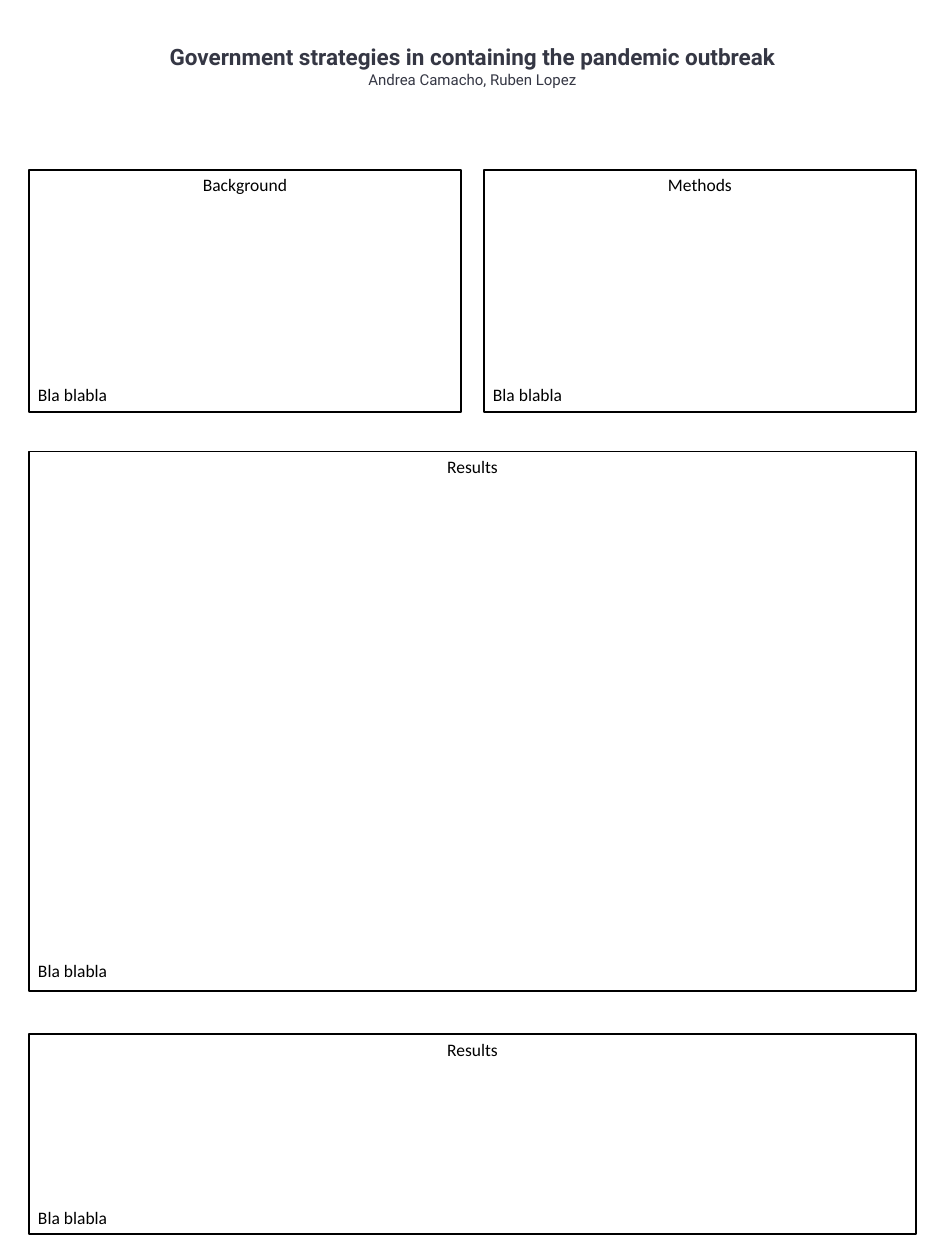
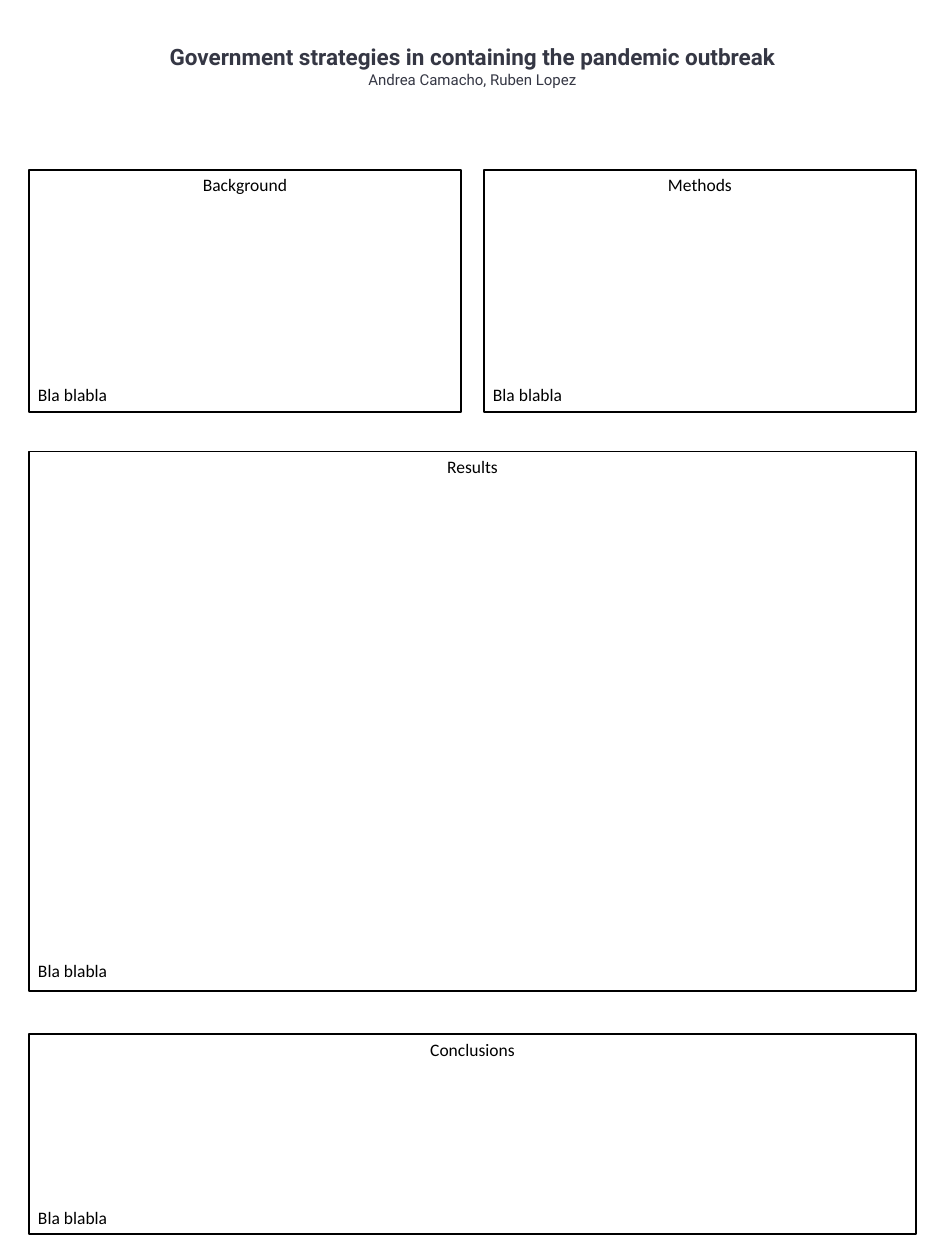
Before and after one commit to rjlopez2/ADS-_CAS_Bern_2020, a slide deck: slide 1 of Projects/M1 and M2/Project_poster.pptx. Drawn at 945x1260 pixels with LibreOffice and Linux fonts; fonts in the diff are those of the drawing. Boxes give left, top, right and bottom in pixels: in the first picture for what was removed or moved away, otherwise in the second. Text is boxed around its words. In the diff, an @@ line names an element or a change of style, - is before the commit and + after.

```diff
--- a/Projects/M1 and M2/Project_poster.pptx
+++ b/Projects/M1 and M2/Project_poster.pptx
@@ text in rectangle at [430, 1044, 515, 1056]: text changed @@
-Results
+Conclusions
```
Also in this commit, not shown: 13 other files.
